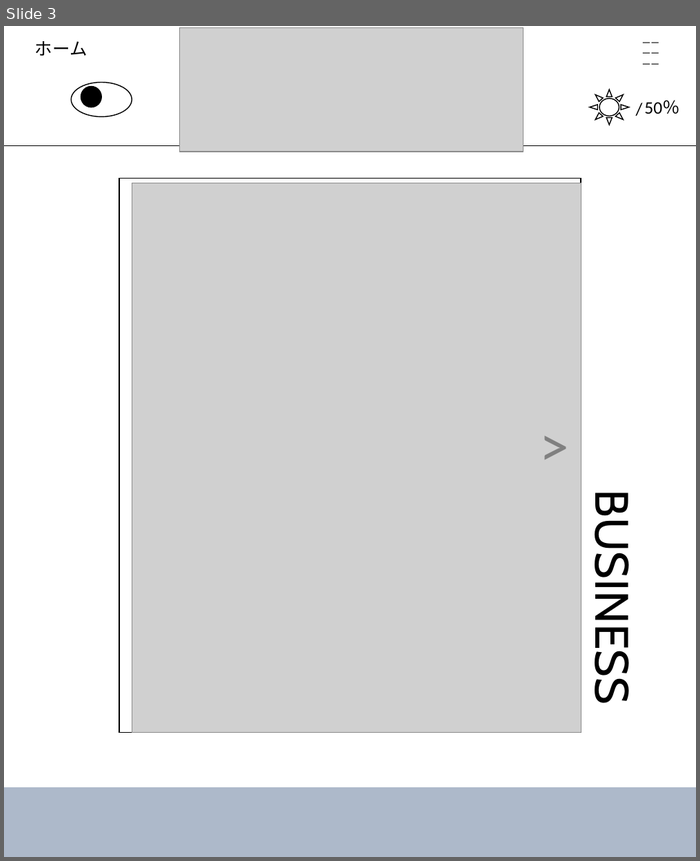
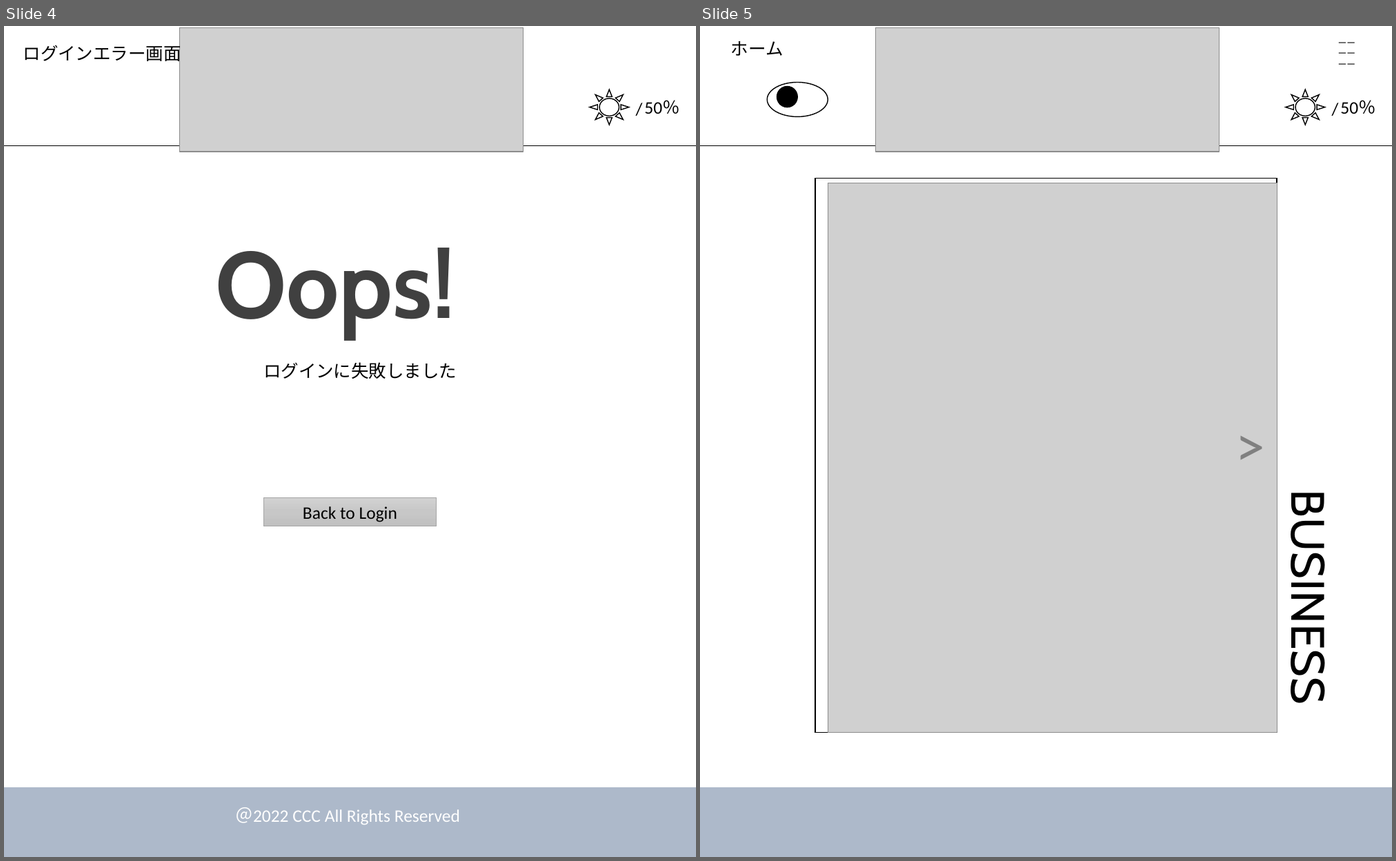
Before and after one commit to dojo2022/E-4, a slide deck: doc/デザイン.pptx. Shown side by side, each under a label of ours: slide 3 before the commit, slides 4 and 5 after it. The pictures are 700x861 and 1396x861 pixels, drawn with LibreOffice and Linux fonts; fonts in the diff are those of the drawing; grey boxes stand for pictures. Boxes give left, top, right and bottom in pixels: in the first picture for what was removed or moved away, otherwise in the second. Text is boxed around its words. In the diff, an @@ line names an element or a change of style, - is before the commit and + after.

Commit message:
エラー画面追加

```diff
--- a/doc/デザイン.pptx
+++ b/doc/デザイン.pptx
@@ slide 4 added at bbox=[4, 26, 696, 857], background #FFFFFF @@
@@ text added at bbox=[23, 42, 181, 65], 18 pt, text #000000 @@
+ログインエラー画面
@@ picture added at bbox=[180, 27, 524, 151] @@
@@ sun added at bbox=[590, 89, 629, 125], fill #FFFFFF, outline #000000 1 pt @@
@@ text added at bbox=[629, 94, 663, 123], 18 pt, text #000000 @@
+/
@@ text added at bbox=[644, 100, 680, 114], 18 pt, text #000000 @@
+50％
@@ line added from (4, 145) to (696, 145), #000000 0.5 pt @@
@@ text added at bbox=[215, 247, 455, 338], 96 pt, text #404040, bold @@
+Oops!
@@ text added at bbox=[263, 362, 457, 379], 18 pt, text #000000 @@
+ログインに失敗しました
@@ rectangle added at bbox=[264, 498, 437, 526], fill gradient #D2D2D2 to #C8C8C8 to #C0C0C0, outline #A5A5A5 0.5 pt, 18 pt, text #000000 @@
+Back to Login
@@ rectangle added at bbox=[4, 787, 696, 857], fill #ADB9CA, outline #ADB9CA 1 pt @@
@@ text added at bbox=[236, 807, 460, 824], 18 pt, text #FFFFFF @@
+＠2022 CCC All Rights Reserved
@@ what was slide 3 is now slide 5 @@
```
Also in this commit, not shown: 2 slides changed, 1 other slide added.
